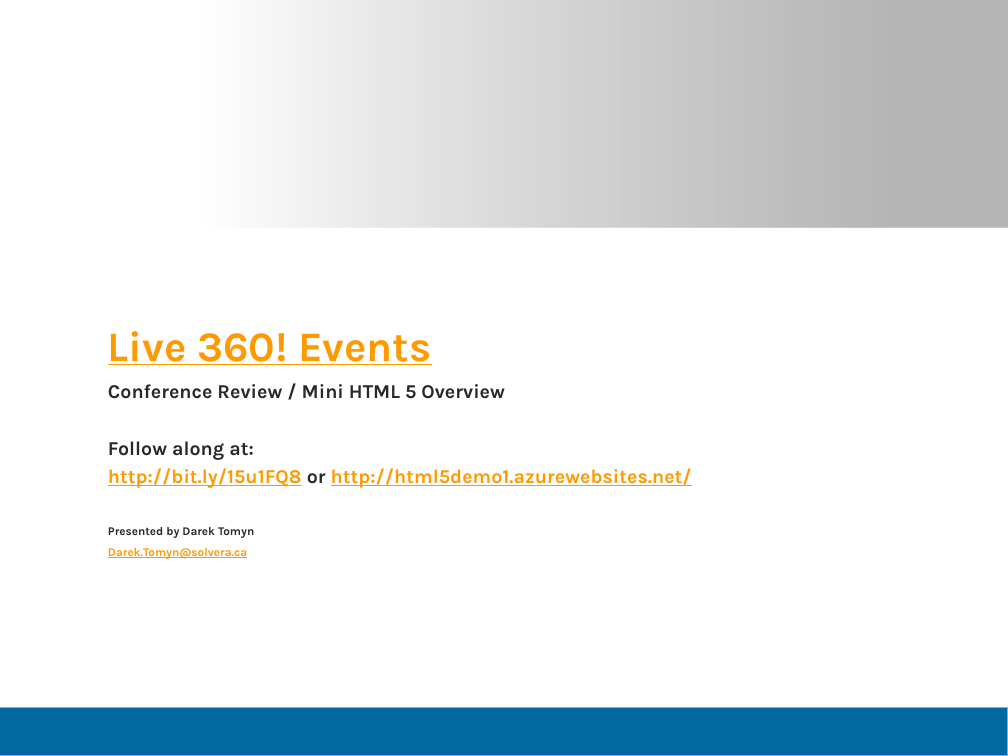
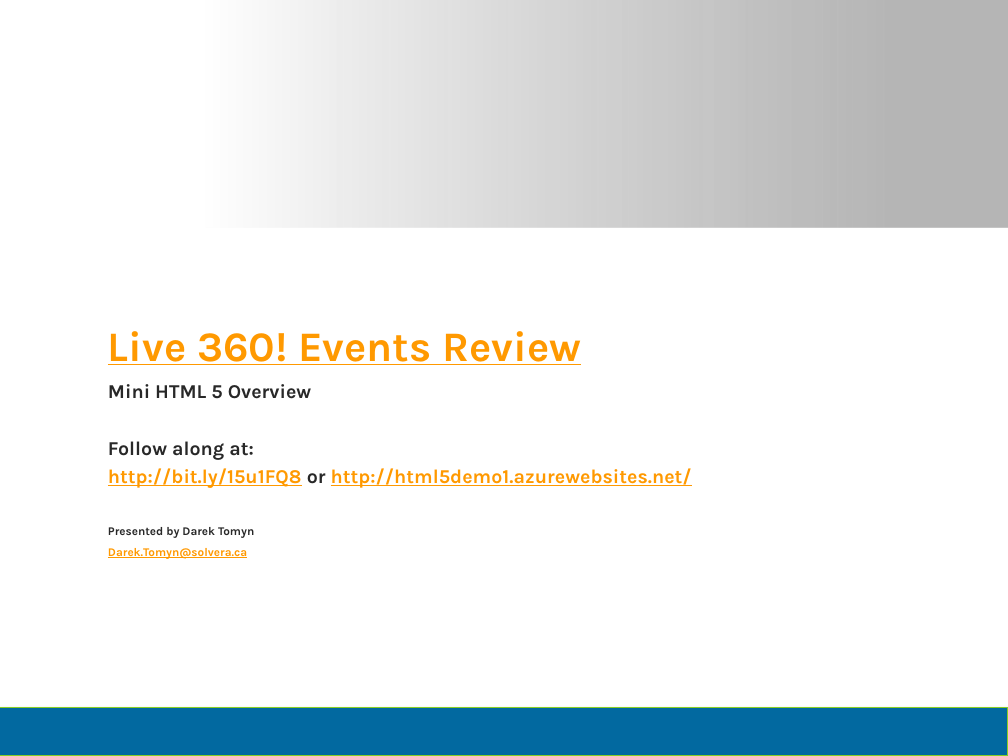
Before and after one commit to dtomyn/HTML5Demo1, a slide deck: slide 1 of Docs/2012 - Live360 Event Review (NEWER).pptx. Drawn at 1008x756 pixels with LibreOffice and Linux fonts; fonts in the diff are those of the drawing; background and template pictures are left out. Boxes give left, top, right and bottom in pixels: in the first picture for what was removed or moved away, otherwise in the second. Text is boxed around its words. In the diff, an @@ line names an element or a change of style, - is before the commit and + after.

Commit message:
minor presentation update

```diff
--- a/Docs/2012 - Live360 Event Review (NEWER).pptx
+++ b/Docs/2012 - Live360 Event Review (NEWER).pptx
@@ title at [108, 331, 581, 365]: text changed @@
-Live 360! Events
+Live 360! Events Review
@@ subtitle at [108, 384, 312, 399]: text changed @@
-Conference Review / Mini HTML 5 Overview
+Mini HTML 5 Overview
```
Also in this commit, not shown: 10 other slides changed, 1 other file.
